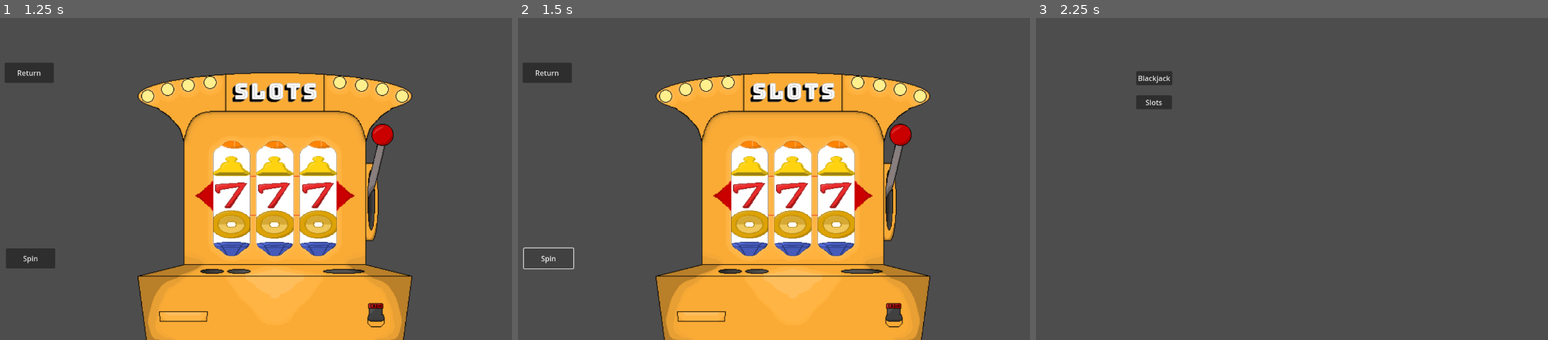
Above: before the commit, frames 1-3 (left to right).
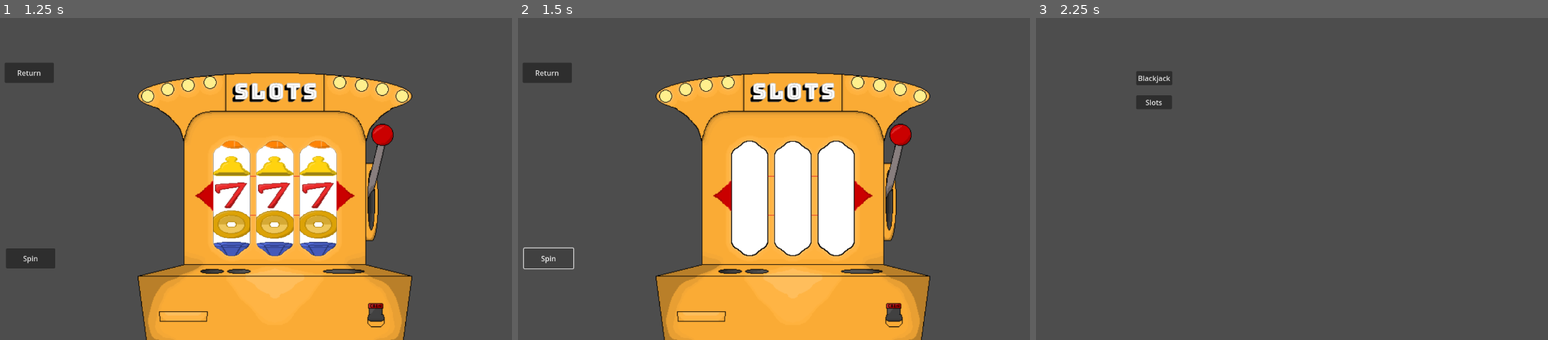
Above: after the commit, the same moments.

Repository: OwenFrakes/congressAppChallenge
Game: Godot game, scene res://Scenes/playerMovement.tscn
Same seed, same stepped clock (60 frames per second), same inputs: the game is played once before the commit and once after it.
Inputs:
- Up to frame 1 (1.25 s): click "Slots" at 0.5 s
- Up to frame 2 (1.5 s): click "Spin" at 1.25 s
- Up to frame 3 (2.25 s): click "Return" at 2 s

Frame 1 is identical in both runs. In frame 2, 4.5% of the frame differs, in the area x 41-66%, y 38-74%; in frame 3, nothing differs.

Commit message:
Spinny Part Fixed
Button got disconnected from the script somehow but it works now.

Diff:
--- a/Scenes/slots.tscn
+++ b/Scenes/slots.tscn
@@ -83,6 +83,5 @@
 scale = Vector2(1.249, 0.853)
 texture = ExtResource("1_lb5vh")
 
-[connection signal="pressed" from="SpinButton" to="ReturnButton" method="_on_spin_button_pressed"]
-[connection signal="pressed" from="SpinButton" to="ClippingMaskL/SpinnyPartL" method="_on_spin_button_pressed"]
+[connection signal="pressed" from="SpinButton" to="SpinButton" method="_on_pressed"]
 [connection signal="pressed" from="ReturnButton" to="ReturnButton" method="_on_pressed"]
--- a/Scripts/slots.gd
+++ b/Scripts/slots.gd
@@ -6,6 +6,11 @@
 	print_tree_pretty()
 
 func _on_spin_button_pressed() -> void:
+	print("button preseed")
 	$"../ClippingMaskL/SpinnyPartL".position.y = randi_range(173, 682)
 	$"../ClippingMaskM/SpinnyPartM".position.y = randi_range(173, 682)
 	$"../ClippingMaskR/SpinnyPartR".position.y = randi_range(173, 682)
+
+
+func _on_pressed() -> void:
+	_on_spin_button_pressed() # Replace with function body.
